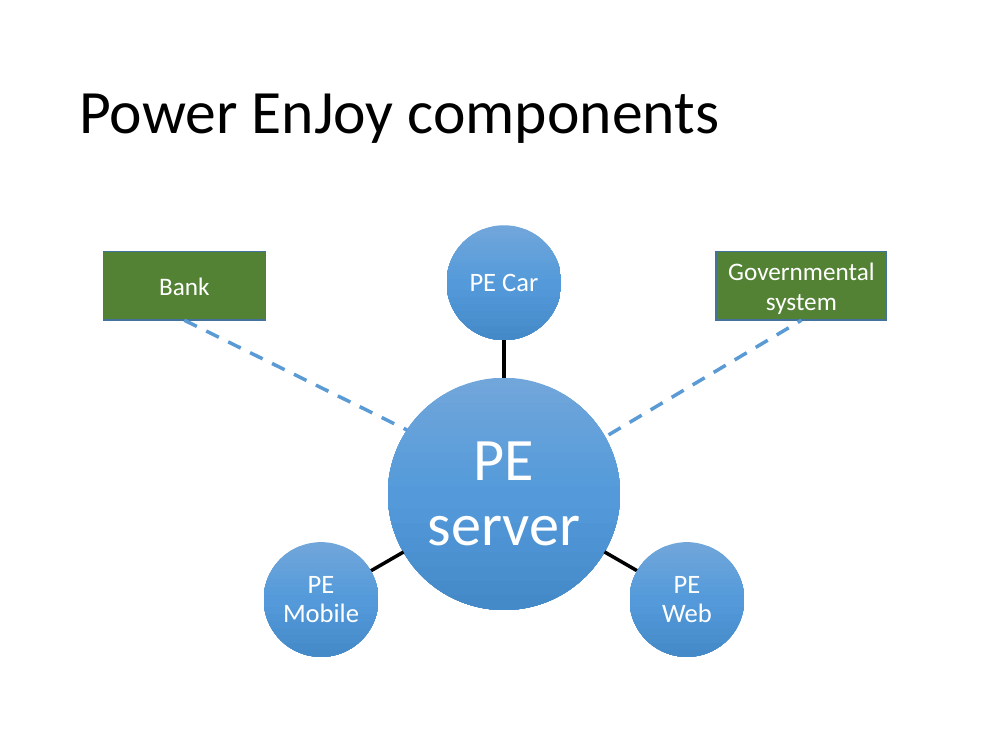
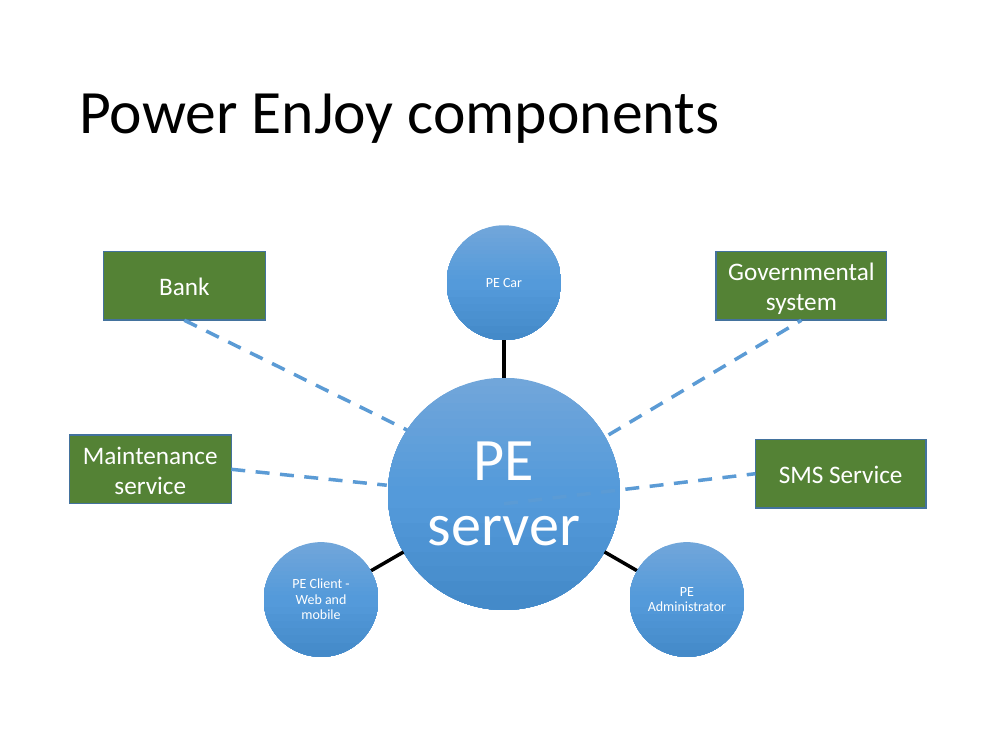
Before and after one commit to battuzz/SWENG-Power-EnJoy, a slide deck: slide 4 of Presentations/RASD_presentation.pptx. Drawn at 1008x756 pixels with LibreOffice and Linux fonts; fonts in the diff are those of the drawing. Boxes give left, top, right and bottom in pixels: in the first picture for what was removed or moved away, otherwise in the second. Text is boxed around its words. In the diff, an @@ line names an element or a change of style, - is before the commit and + after.

```diff
--- a/Presentations/RASD_presentation.pptx
+++ b/Presentations/RASD_presentation.pptx
@@ text "PE Car" at [486, 278, 522, 287]: size 19 to 10 pt; less space between paragraphs @@
@@ rectangle added at [70, 434, 232, 503], fill #548235, outline #43739E 1 pt, 18 pt, text #FFFFFF @@
+Maintenance service
@@ rectangle added at [755, 439, 925, 508], fill #548235, outline #43739E 1 pt, 18 pt, text #FFFFFF @@
+SMS Service
@@ line added from (232, 470) to (387, 485), #5B9BD5 2.5 pt dashed @@
@@ line added from (504, 504) to (755, 474), #5B9BD5 2.5 pt dashed @@
@@ text at [292, 578, 346, 619]: text changed; size 19 to 10 pt @@
-PE Mobile
+PE Client - Web and mobile
@@ text at [648, 587, 726, 611]: text changed; size 19 to 10 pt @@
-PE Web
+PE Administrator
```
Also in this commit, not shown: 1 other slide changed, 41 other files.
